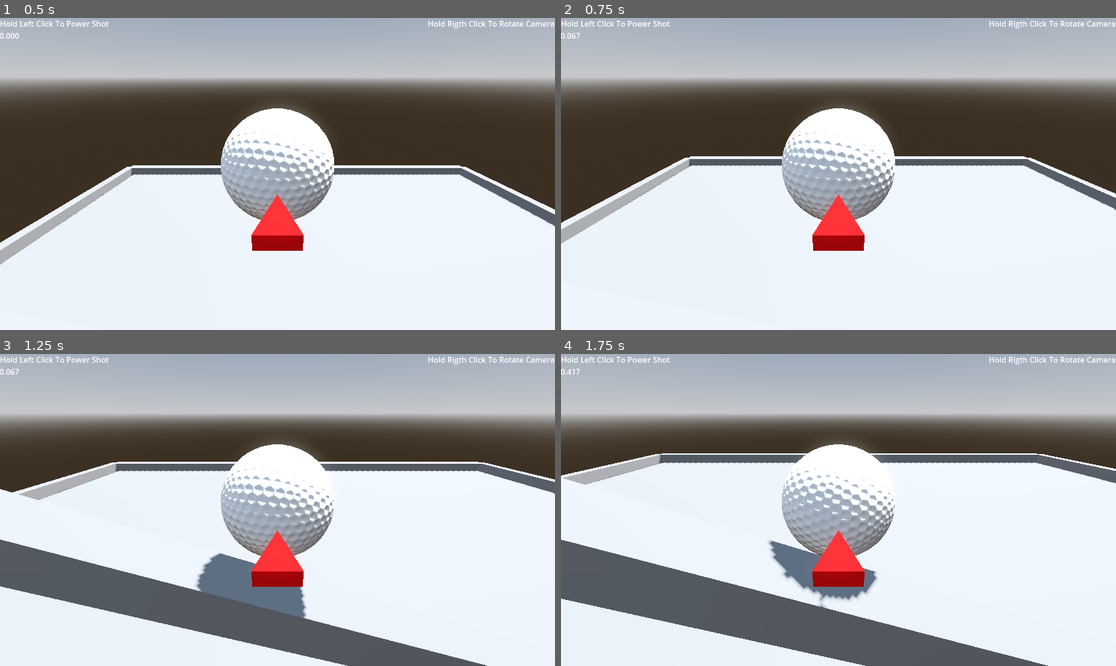
Above: before the commit, frames 1-4 (two rows, left to right).
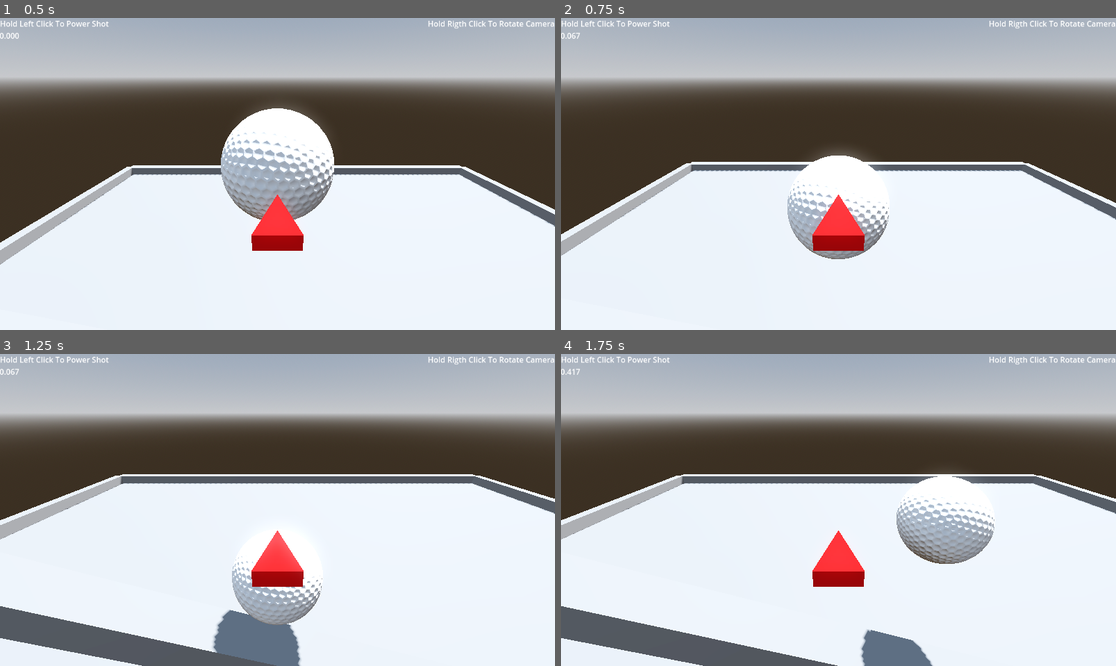
Above: after the commit, the same moments.

Repository: mgaza/minigolf_game
Game: Godot game, scene res://_secret/scenes/secret_test.tscn
Two runs of this game, one before a commit and one after it. Both use one fixed random seed, a clock stepped at 60 frames per second and the inputs below. The project has no main scene, so this scene is started directly.
Inputs (mouse positions are in pixels of both pictures, inside the frame that each line leads up to):
- Up to frame 1 (0.5 s): no input
- Up to frame 2 (0.75 s): tap Enter at 0.5 s; move the mouse to (960, 158) at 0.52 s; tap Space at 0.6 s; click (960, 158) at 0.67 s
- Up to frame 3 (1.25 s): tap Space at 0.77, 1.07 s
- Up to frame 4 (1.75 s): tap Enter at 1.25 s; drag from (727, 525) to (810, 572) at 1.27 s

Frame 1 is identical in both runs. In frame 2, 11% of the frame differs, in the area x 0-100%, y 28-78%; in frame 3, 28%; in frame 4, 33%, in the area x 0-100%, y 28-100%.

Commit message:
add button press for secret move

Diff:
--- a/_secret/balls/gulf_ball_00.tscn
+++ b/_secret/balls/gulf_ball_00.tscn
@@ -1,12 +1,18 @@
-[gd_scene load_steps=4 format=3 uid="uid://cfuhfujlwwcdq"]
+[gd_scene load_steps=5 format=3 uid="uid://cfuhfujlwwcdq"]
 
 [ext_resource type="PackedScene" uid="uid://djhevuu4mg13t" path="res://assets/golfball.glb" id="1_3jpde"]
 [ext_resource type="Script" path="res://_secret/balls/gulf_ball_00.gd" id="1_hccwb"]
+
+[sub_resource type="PhysicsMaterial" id="PhysicsMaterial_4eq3g"]
+friction = 0.5
+rough = true
+bounce = 0.66
 
 [sub_resource type="SphereShape3D" id="SphereShape3D_p508a"]
 radius = 0.999211
 
 [node name="GulfBall_00" type="RigidBody3D"]
+physics_material_override = SubResource("PhysicsMaterial_4eq3g")
 script = ExtResource("1_hccwb")
 
 [node name="golfball" parent="." instance=ExtResource("1_3jpde")]
--- a/_secret/player/player.gd
+++ b/_secret/player/player.gd
@@ -16,6 +16,7 @@
 var prev_mouse_position
 var next_mouse_position
 var prev_z_rotation: float = 0.0
+var following_target: bool = true
 
 # Called when the node enters the scene tree for the first time.
 func _ready() -> void:
@@ -26,7 +27,7 @@
 func _process(delta: float) -> void:
 
 	# FOLLOW BALL
-	if follow_target:
+	if follow_target and following_target:
 		position = follow_target.position
 
 	# ROTATE CAMERA AROUND PIVOT POINT
@@ -60,6 +61,11 @@
 		else:
 			is_rotating = false
 
+
+	if event is InputEventKey and (event.keycode == KEY_SPACE) and event.is_pressed():
+		following_target = not following_target
+		pass
+
 	if event is InputEventMouseButton \
 			and (event.button_index == MOUSE_BUTTON_LEFT) \
 			and event.is_released():
